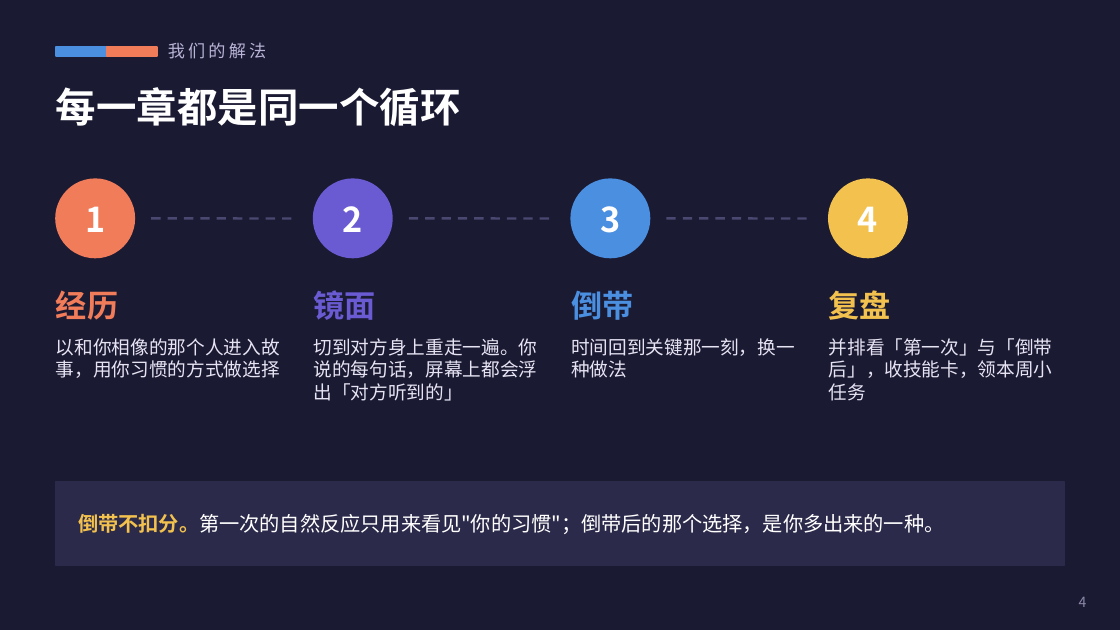
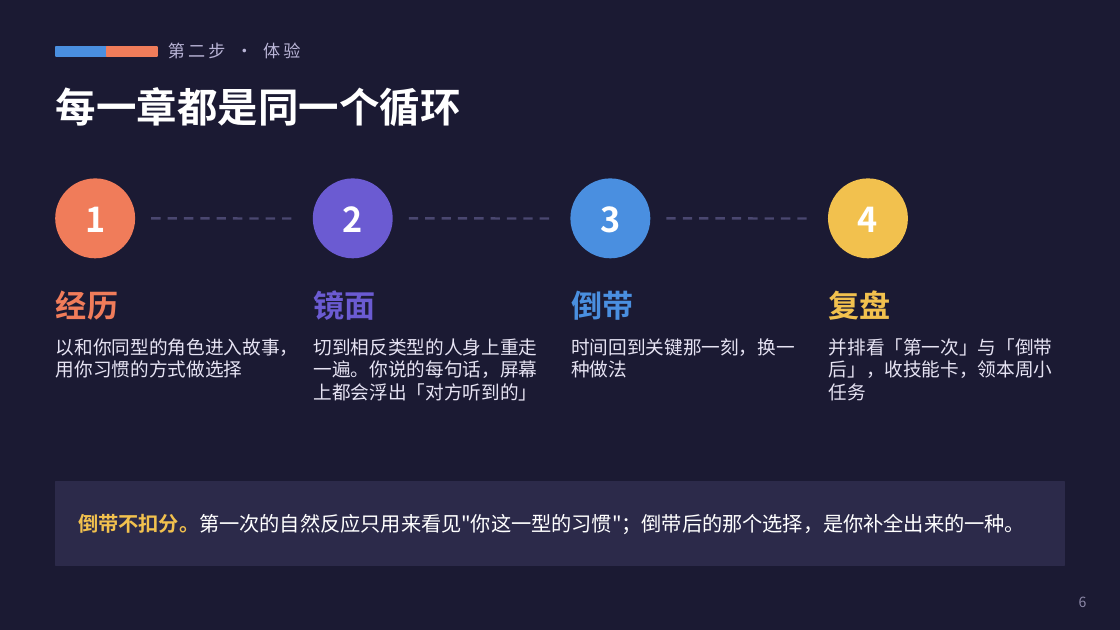
Before and after one commit to YuYuYuZero/overself-ai-edu-game, a slide deck: slide 6 of pitch/Overself-路演.pptx (slide 4 before the commit). Drawn at 1120x630 pixels with LibreOffice and Linux fonts; fonts in the diff are those of the drawing. Boxes give left, top, right and bottom in pixels: in the first picture for what was removed or moved away, otherwise in the second. Text is boxed around its words. In the diff, an @@ line names an element or a change of style, - is before the commit and + after.

```diff
--- a/pitch/Overself-路演.pptx
+++ b/pitch/Overself-路演.pptx
@@ text at [168,42,300,59]: text changed @@
-我们的解法
+第二步 · 体验
@@ text at [56,338,298,378]: text changed @@
-以和你相像的那个人进入故事，用你习惯的方式做选择
+以和你同型的角色进入故事，用你习惯的方式做选择
@@ text at [314,338,538,401]: text changed @@
-切到对方身上重走一遍。你说的每句话，屏幕上都会浮出「对方听到的」
+切到相反类型的人身上重走一遍。你说的每句话，屏幕上都会浮出「对方听到的」
@@ text at [78,514,1025,534]: text changed @@
-倒带不扣分。第一次的自然反应只用来看见"你的习惯"；倒带后的那个选择，是你多出来的一种。
+倒带不扣分。第一次的自然反应只用来看见"你这一型的习惯"；倒带后的那个选择，是你补全出来的一种。
@@ text at [1079,596,1087,607]: text changed @@
-4
+6
```
Also in this commit, not shown: 8 other slides changed, 5 slides added, 3 slides removed, 21 other files.
